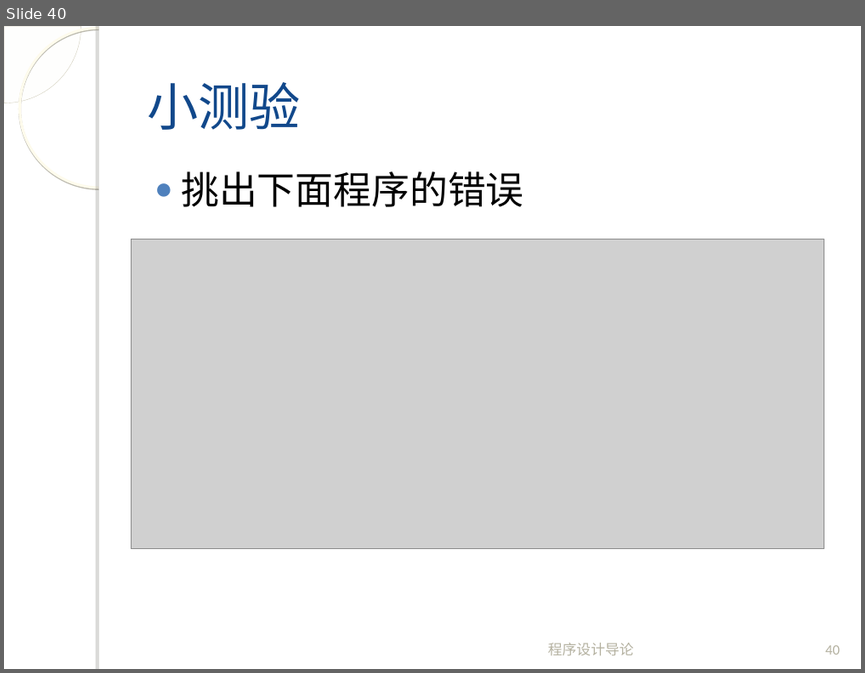
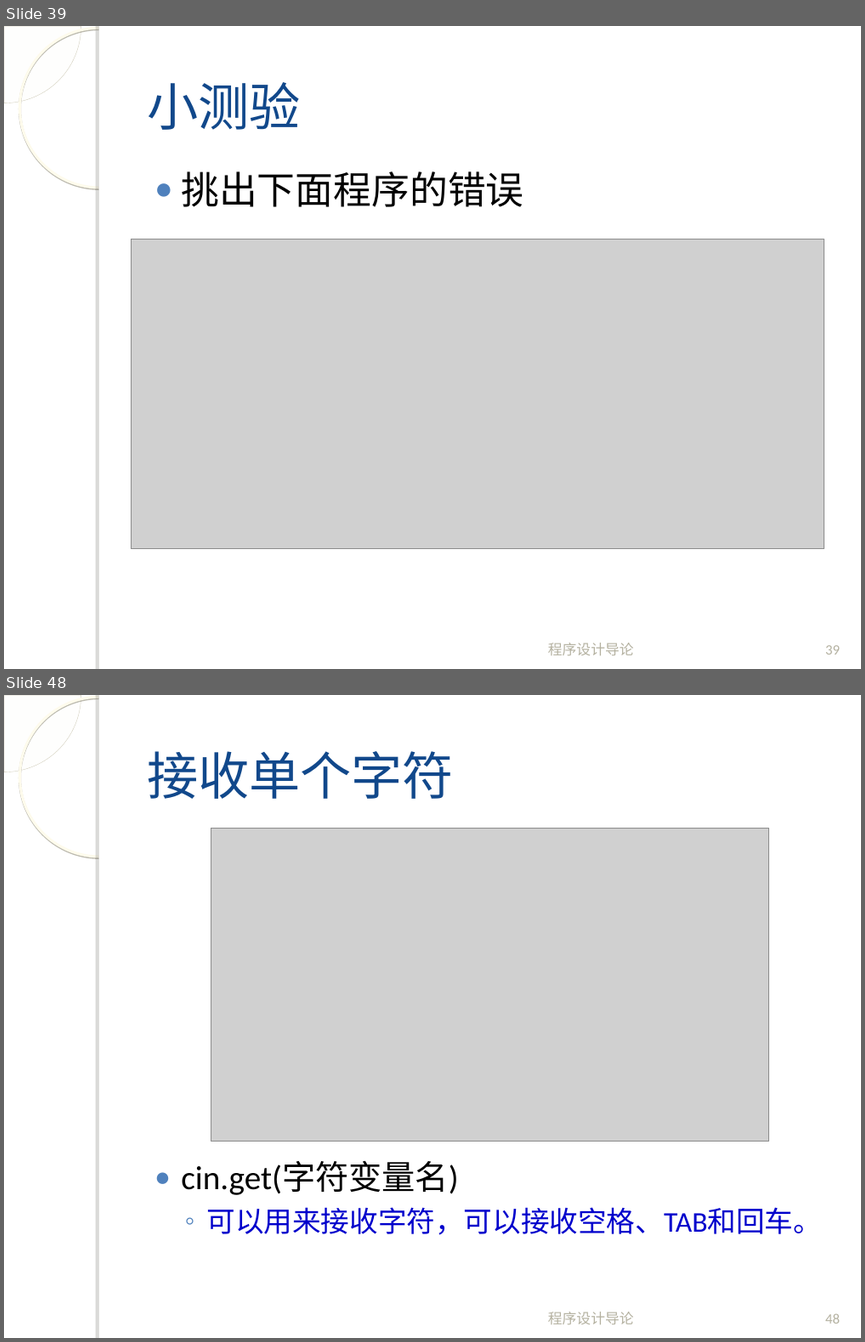
Before and after one commit to fanju1984/introduction-to-programming, a slide deck: introduction-to-programming/slides/2018/03-Data-And-C-1.ppt. Shown one above the other, each under a label of ours: slide 40 before the commit, slides 39 and 48 after it; the slides between them are not shown. The pictures are 865x673 and 865x1342 pixels, drawn with LibreOffice and Linux fonts; fonts in the diff are those of the drawing; grey boxes stand for pictures; background and template pictures are left out. Boxes give left, top, right and bottom in pixels: in the first picture for what was removed or moved away, otherwise in the second. Text is boxed around its words. In the diff, an @@ line names an element or a change of style, - is before the commit and + after.

```diff
--- a/introduction-to-programming/slides/2018/03-Data-And-C-1.ppt
+++ b/introduction-to-programming/slides/2018/03-Data-And-C-1.ppt
@@ slide 48 added at (x1=4, y1=695, x2=861, y2=1338), background picture (left out); not listed: 4 template elements that a slide beside it also shows @@
@@ title added at (x1=147, y1=751, x2=454, y2=799), 43 pt, text #11488B @@
+接收单个字符
@@ picture added at (x1=211, y1=828, x2=768, y2=1141) @@
@@ text added at (x1=181, y1=1162, x2=823, y2=1235), 24 pt, text #0000CC @@
+● cin.get(字符变量名)
+  ◦ 可以用来接收字符，可以接收空格、TAB和回车。
@@ text added at (x1=548, y1=1311, x2=634, y2=1324), 12 pt, text #B4B1A0 @@
+程序设计导论
@@ page number added at (x1=825, y1=1314, x2=840, y2=1323), 12 pt, text #B4B1A0 @@
+48
@@ what was slide 40 is now slide 39 @@
@@ page number at (x1=825, y1=645, x2=840, y2=654): text changed @@
-40
+39
```
Also in this commit, not shown: 2 slides changed, 9 other slides added, 11 slides removed, 1 other file.
